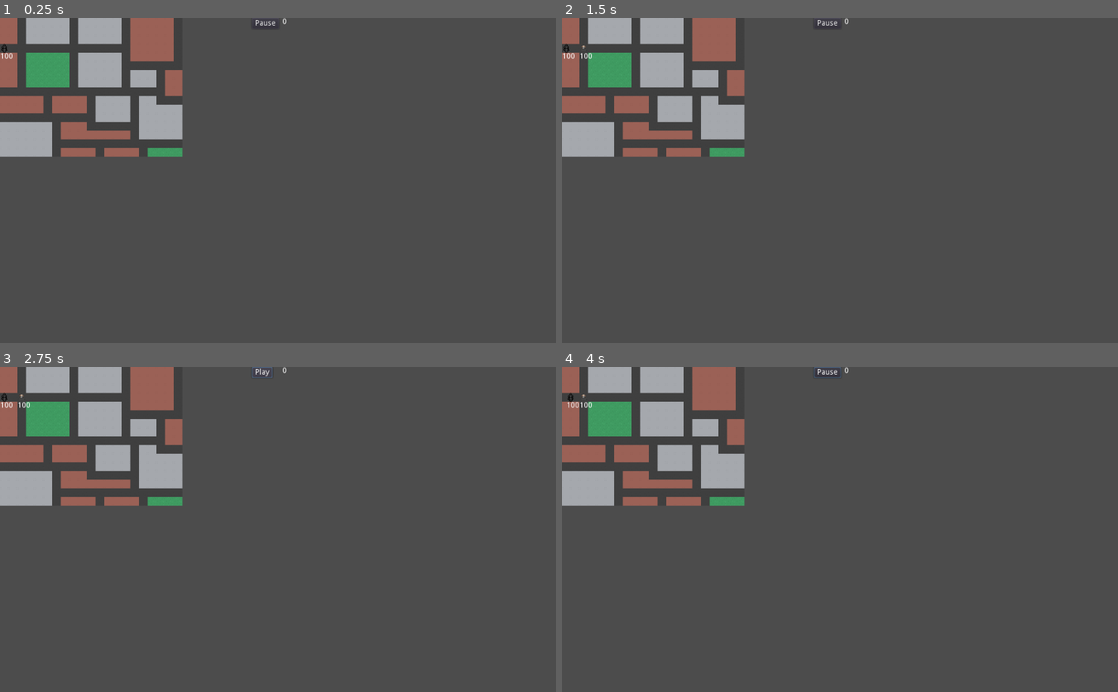
Above: before the commit, frames 1-4 (two rows, left to right).
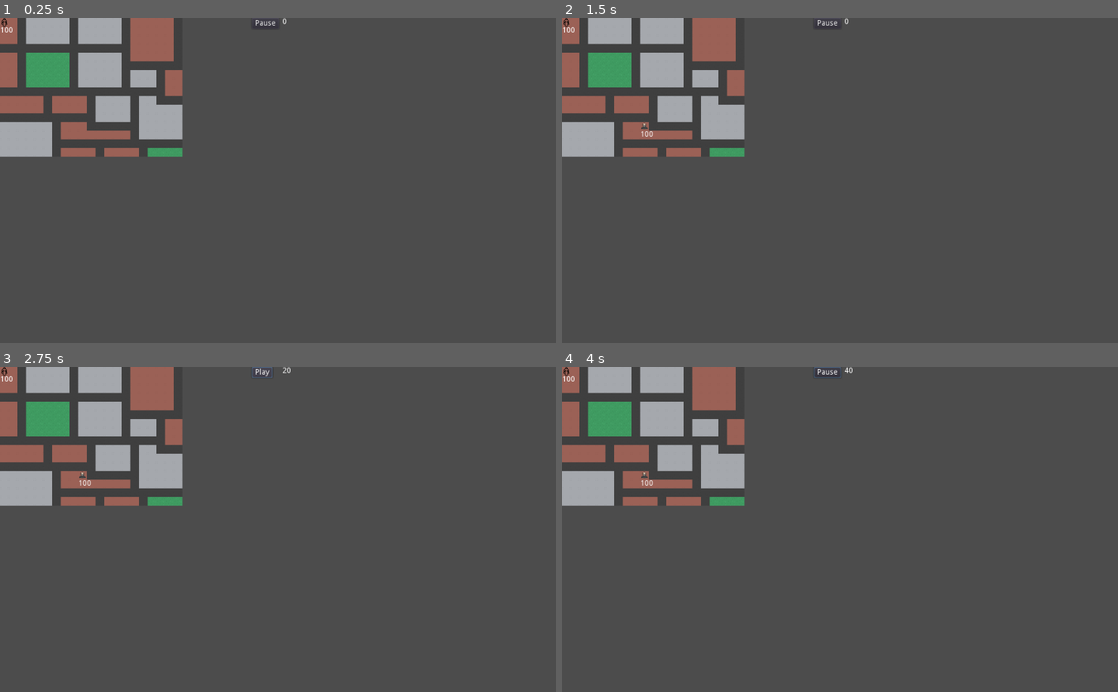
Above: after the commit, the same moments.

Repository: rachd/superhero-dispatcher
Game: Godot game, scene res://Main.tscn
Same seed, same stepped clock (60 frames per second), same inputs: the game is played once before the commit and once after it.
Inputs (mouse positions are in pixels of both pictures, inside the frame that each line leads up to):
- Up to frame 1 (0.25 s): no input
- Up to frame 2 (1.5 s): tap Enter at 0.5 s; move the mouse to (567, 47) at 0.52 s; click (567, 47) at 0.67 s; click (578, 96) at 1.25 s, where only the run before the commit has a clickable "Attack"
- Up to frame 3 (2.75 s): click "Pause" at 2 s
- Up to frame 4 (4 s): click "Play" at 2.75 s; move the mouse to (584, 396) at 3.52 s; click (584, 396) at 3.67 s

The runs differ from the first frame. In frame 1, less than 0.1% of the frame differs, in the area x 0-3%, y 0-13%; in frame 2, 0.1%; in frame 3, 0.2%; in frame 4, 0.2%, in the area x 0-53%, y 0-37%.

Commit message:
move onto roads

Diff:
--- a/Hero.gd
+++ b/Hero.gd
@@ -101,6 +101,8 @@
 		var target = path[0]
 		var direction = (target - position).normalized()
 		position += direction * speed * delta
+		var current = position
+		var dist = position.distance_to(target)
 		if position.distance_to(target) < 1:
 			path.remove(0)
 			if path.size() == 0:
--- a/Hero.tscn
+++ b/Hero.tscn
@@ -9,7 +9,6 @@
 extents = Vector2( 8, 8 )
 
 [node name="Hero" type="KinematicBody2D"]
-position = Vector2( 0, 48 )
 script = ExtResource( 1 )
 
 [node name="Sprite" type="Sprite" parent="."]
--- a/Main.gd
+++ b/Main.gd
@@ -34,7 +34,11 @@
 	hero.queue_free()
 
 func _calculate_new_path(start_position, target_position, hero):
-	var path = $TownTileMap.calculate_path(start_position, target_position)
-	if path:
-		path.remove(0)
+	var start_road = $TownTileMap.closest_road(start_position)
+	var end_road = $TownTileMap.closest_road(target_position)
+	var road_path = $TownTileMap.calculate_path(start_road, end_road)
+	hero.path = [start_road]
+	if road_path:
+		road_path.remove(0)
+		var path = [start_road] + road_path + [target_position]
 		hero.path = path
--- a/Town.gd
+++ b/Town.gd
@@ -73,3 +73,28 @@
 		var point_world = map_to_world(Vector2(point.x, point.y))
 		path_world.append(point_world)
 	return path_world
+
+func is_road(tile):
+	var cell_type_id = get_cellv(tile)
+	return cell_type_id == tile_set.find_tile_by_name("road")
+
+func closest_road(start):
+	var start_tile = world_to_map(start)
+	var top_dist = 0
+	var left_dist = 0
+	var right_dist = 0
+	var bottom_dist = 0
+	while true:
+		if is_road(start_tile + Vector2(0, -1 * top_dist)):
+			return map_to_world(start_tile + Vector2(0, -1 * top_dist))
+		elif is_road(start_tile + Vector2(-1 * left_dist, 0)):
+			return map_to_world(start_tile + Vector2(-1 * left_dist, 0))
+		elif is_road(start_tile + Vector2(0, 1 * bottom_dist)):
+			return map_to_world(start_tile + Vector2(0, 1 * bottom_dist))
+		elif is_road(start_tile + Vector2(1 * right_dist, 0)):
+			return map_to_world(start_tile + Vector2(1 * right_dist, 0))
+		else:
+			top_dist += 1
+			bottom_dist += 1
+			left_dist += 1
+			right_dist += 1
--- a/VillainSpawner.gd
+++ b/VillainSpawner.gd
@@ -28,7 +28,7 @@
 	var cell_coord = tilemap.world_to_map(position)
 	var cell_type_id = tilemap.get_cellv(cell_coord)
 	var isRoad = cell_type_id == tilemap.tile_set.find_tile_by_name("road")
-	return isRoad
+	return !isRoad
 
 func _ready():
 	tilemap = get_node("/root/Main/TownTileMap")
